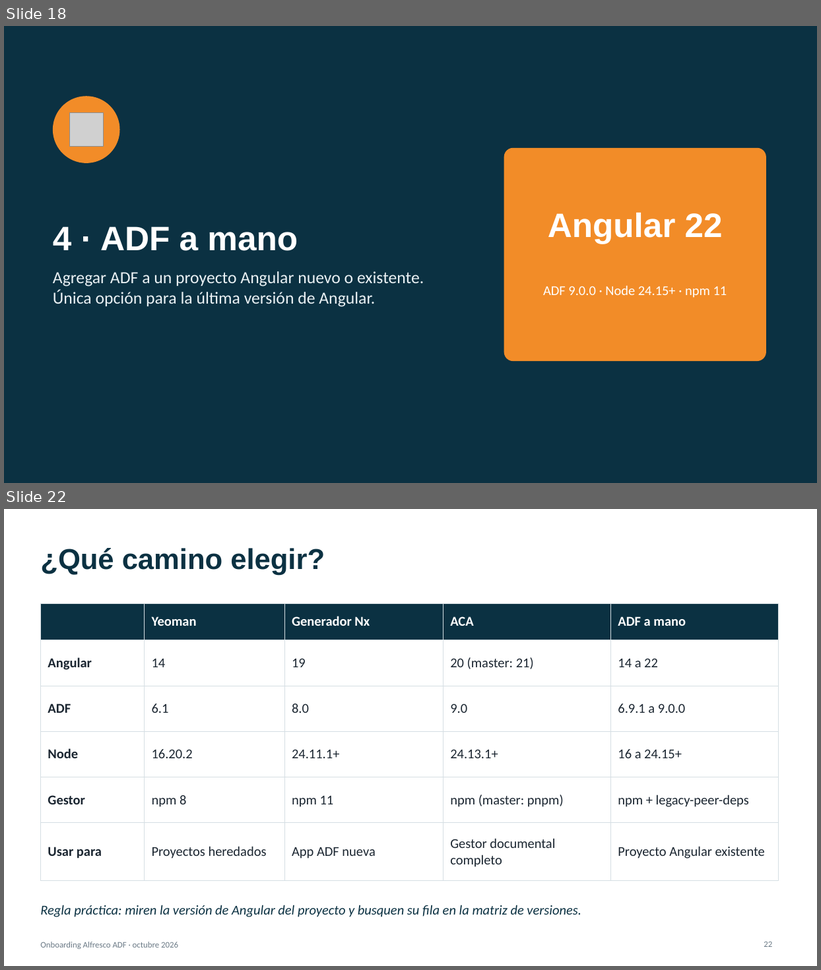
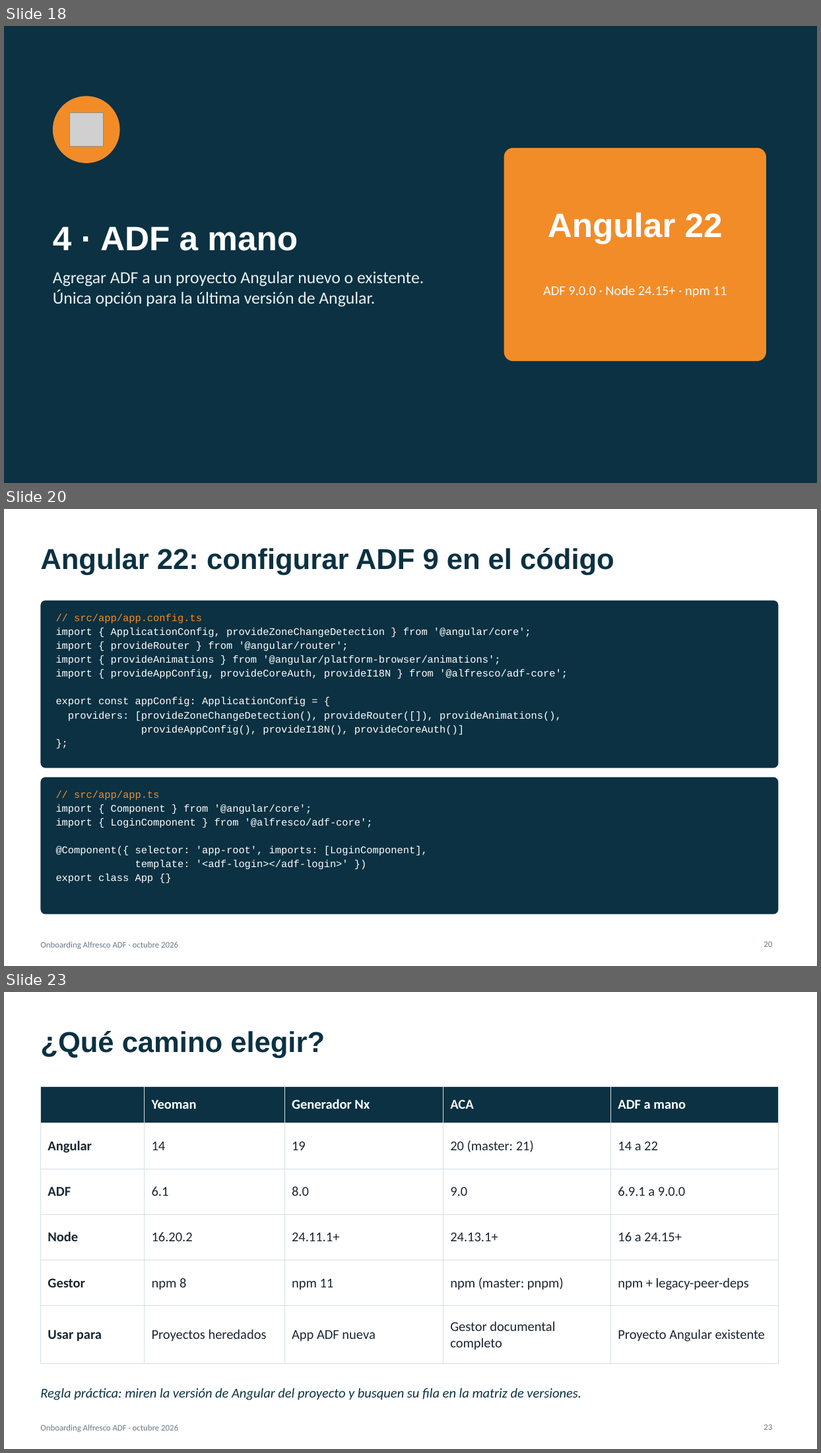
Before and after one commit to renzoqamao/alfresco-adf-onboarding, a slide deck: docs/onboarding-adf.pptx. Shown one above the other, each under a label of ours: slides 18 and 22 before the commit, slides 18, 20 and 23 after it; the slides between them are not shown. The pictures are 821x970 and 821x1453 pixels, drawn with LibreOffice and Linux fonts; fonts in the diff are those of the drawing; grey boxes stand for pictures. Boxes give left, top, right and bottom in pixels: in the first picture for what was removed or moved away, otherwise in the second. Text is boxed around its words. In the diff, an @@ line names an element or a change of style, - is before the commit and + after.

```diff
--- a/docs/onboarding-adf.pptx
+++ b/docs/onboarding-adf.pptx
@@ slide 20 added at (4,509,817,966), background #FFFFFF; not listed: 1 template element that a slide beside it also shows @@
@@ title added at (40,548,614,575), 34 pt, text #0B3142, bold @@
+Angular 22: configurar ADF 9 en el código
@@ rounded rectangle added at (40,601,779,768), fill #0B3142 @@
@@ text added at (56,614,568,735), 12 pt, text #FFFFFF @@
+// src/app/app.config.ts
+import { ApplicationConfig, provideZoneChangeDetection } from '@angular/core';
+import { provideRouter } from '@angular/router';
+import { provideAnimations } from '@angular/platform-browser/animations';
+import { provideAppConfig, provideCoreAuth, provideI18N } from '@alfresco/adf-core';
+export const appConfig: ApplicationConfig = {
+providers: [provideZoneChangeDetection(), provideRouter([]), provideAnimations(),
+provideAppConfig(), provideI18N(), provideCoreAuth()]
+};
@@ rounded rectangle added at (40,778,779,915), fill #0B3142 @@
@@ text added at (56,791,428,883), 12 pt, text #FFFFFF @@
+// src/app/app.ts
+import { Component } from '@angular/core';
+import { LoginComponent } from '@alfresco/adf-core';
+@Component({ selector: 'app-root', imports: [LoginComponent],
+template: '<adf-login></adf-login>' })
+export class App {}
@@ page number added at (764,941,772,947), 10 pt, text #6B7A86 @@
+20
@@ what was slide 22 is now slide 23 @@
```
Also in this commit, not shown: 12 slides changed, 2 other slides added, 2 slides removed, 4 other files.
